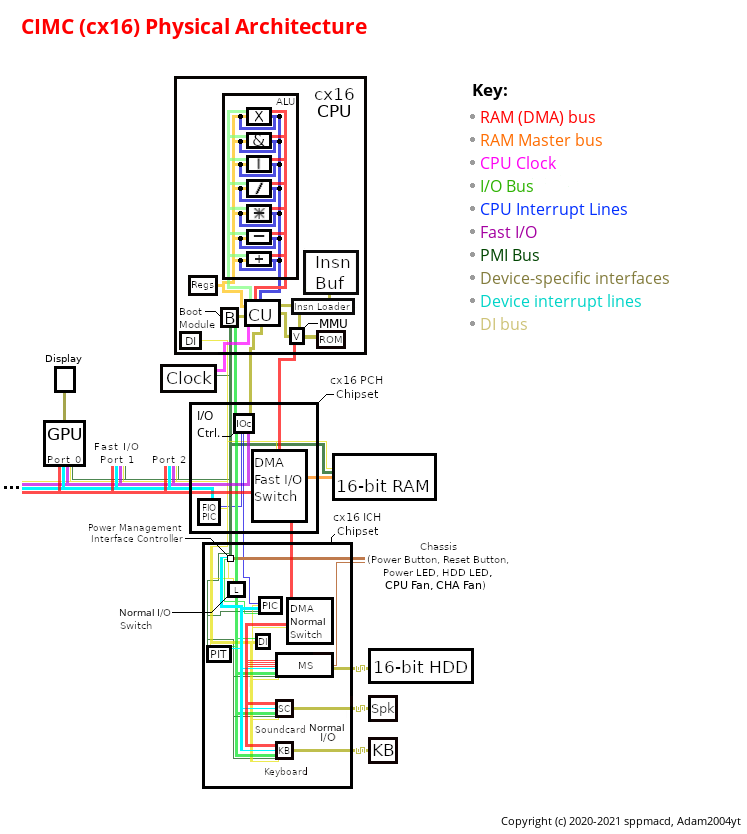
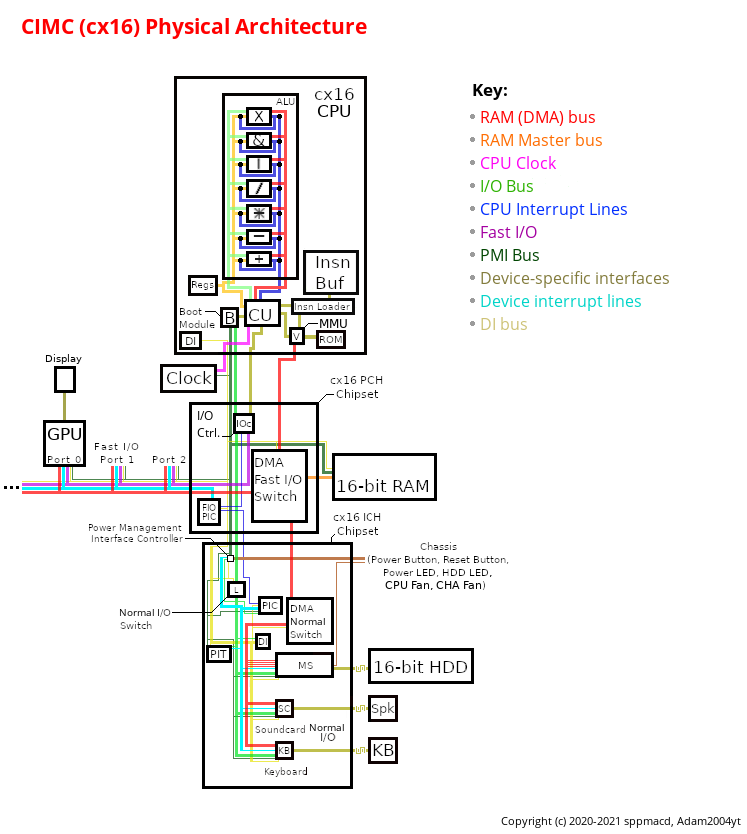
Two versions of the same layered image (747x834). Layer-by-layer changes:
painted on "IRQ_CPU" over [221, 434, 244, 511]
